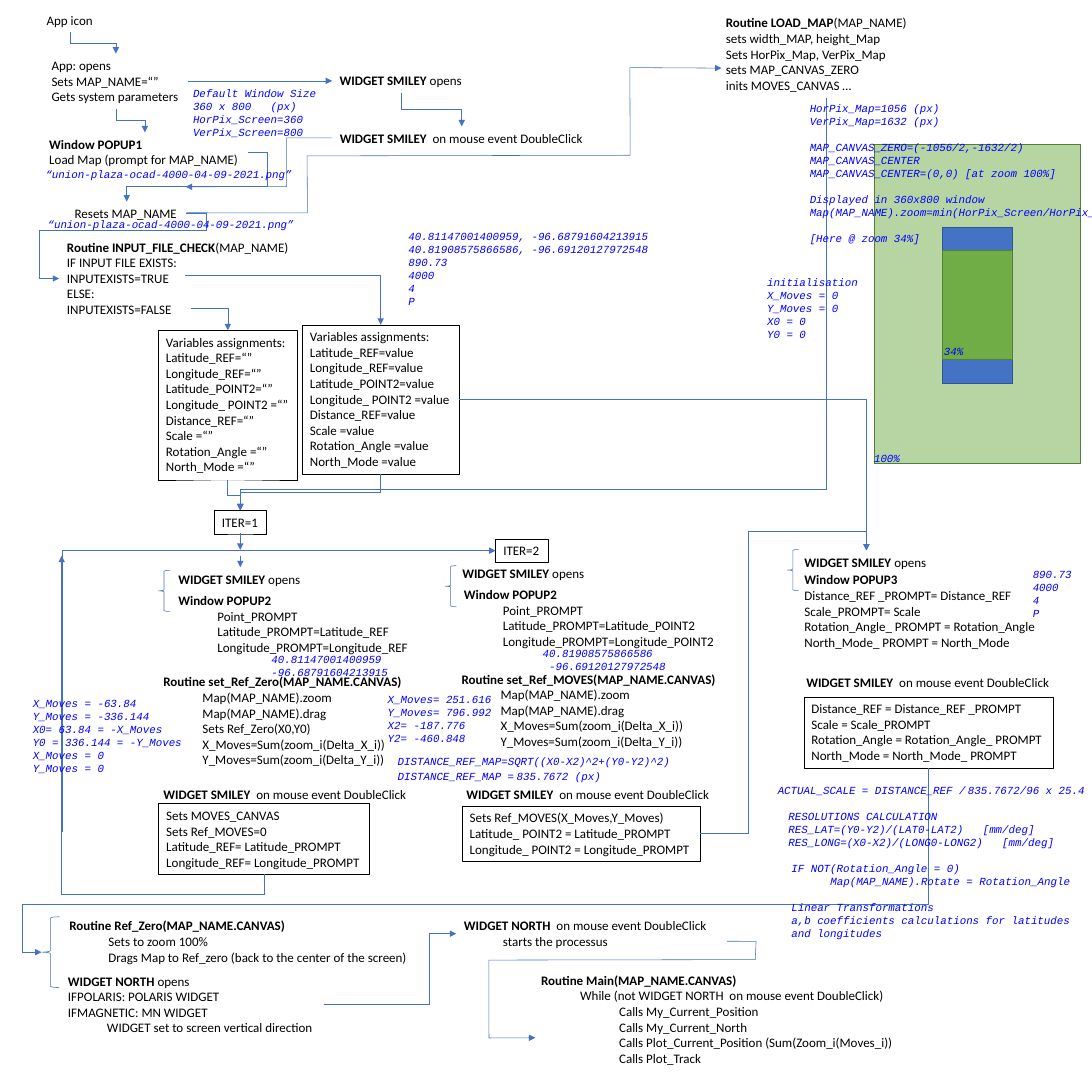
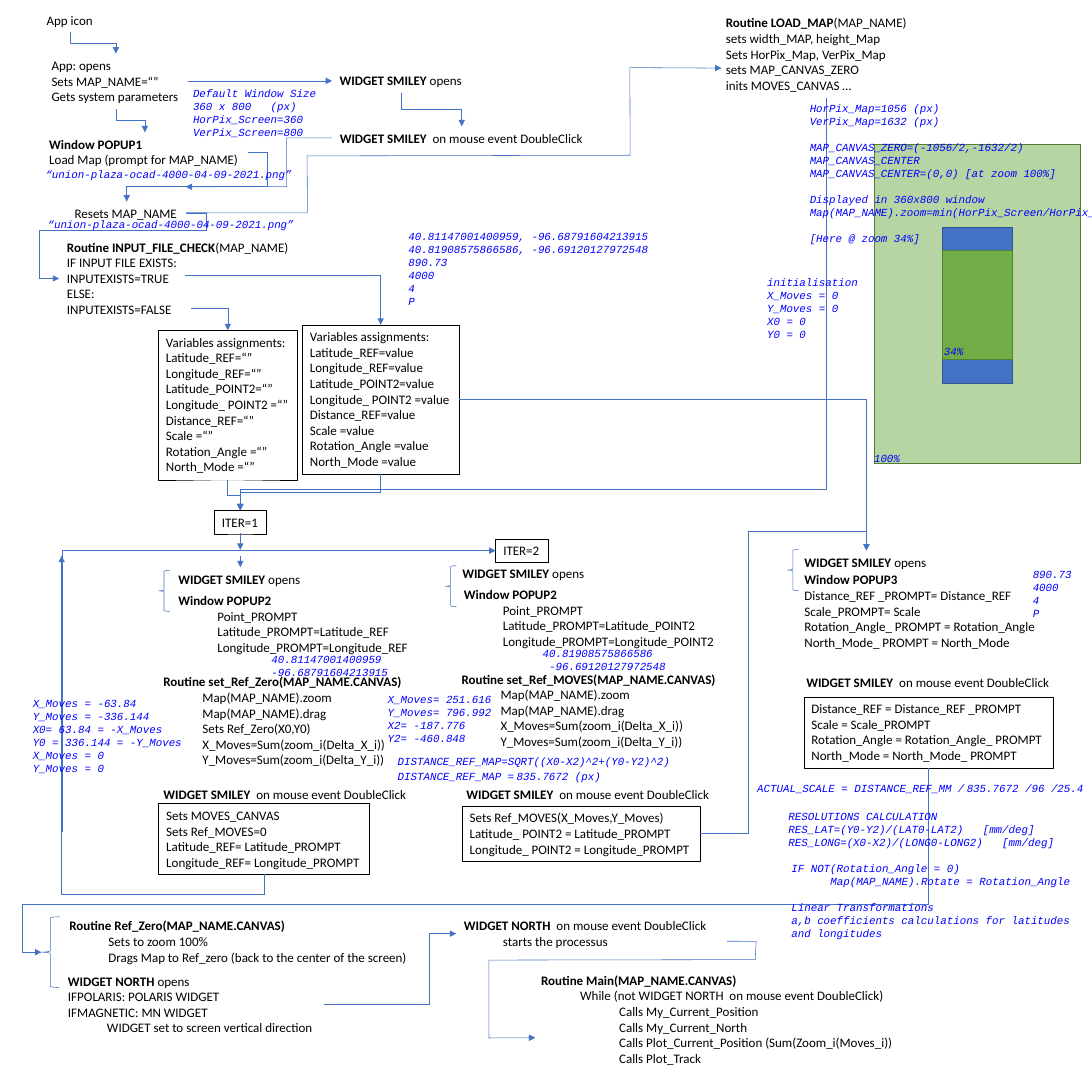
Before and after one commit to Frederic-jyrg/ouitoo, a slide deck: slide 2 of info-plotting/FlowChart.pptx. Drawn at 1092x1092 pixels with LibreOffice and Linux fonts; fonts in the diff are those of the drawing. Boxes give left, top, right and bottom in pixels: in the first picture for what was removed or moved away, otherwise in the second. Text is boxed around its words. In the diff, an @@ line names an element or a change of style, - is before the commit and + after.

```diff
--- a/info-plotting/FlowChart.pptx
+++ b/info-plotting/FlowChart.pptx
@@ text at box(757, 785, 1083, 796): text changed @@
-ACTUAL_SCALE = DISTANCE_REF / 835.7672/96 x 25.4
+ACTUAL_SCALE = DISTANCE_REF_MM / 835.7672 /96 /25.4
```
Also in this commit, not shown: 1 other file.
